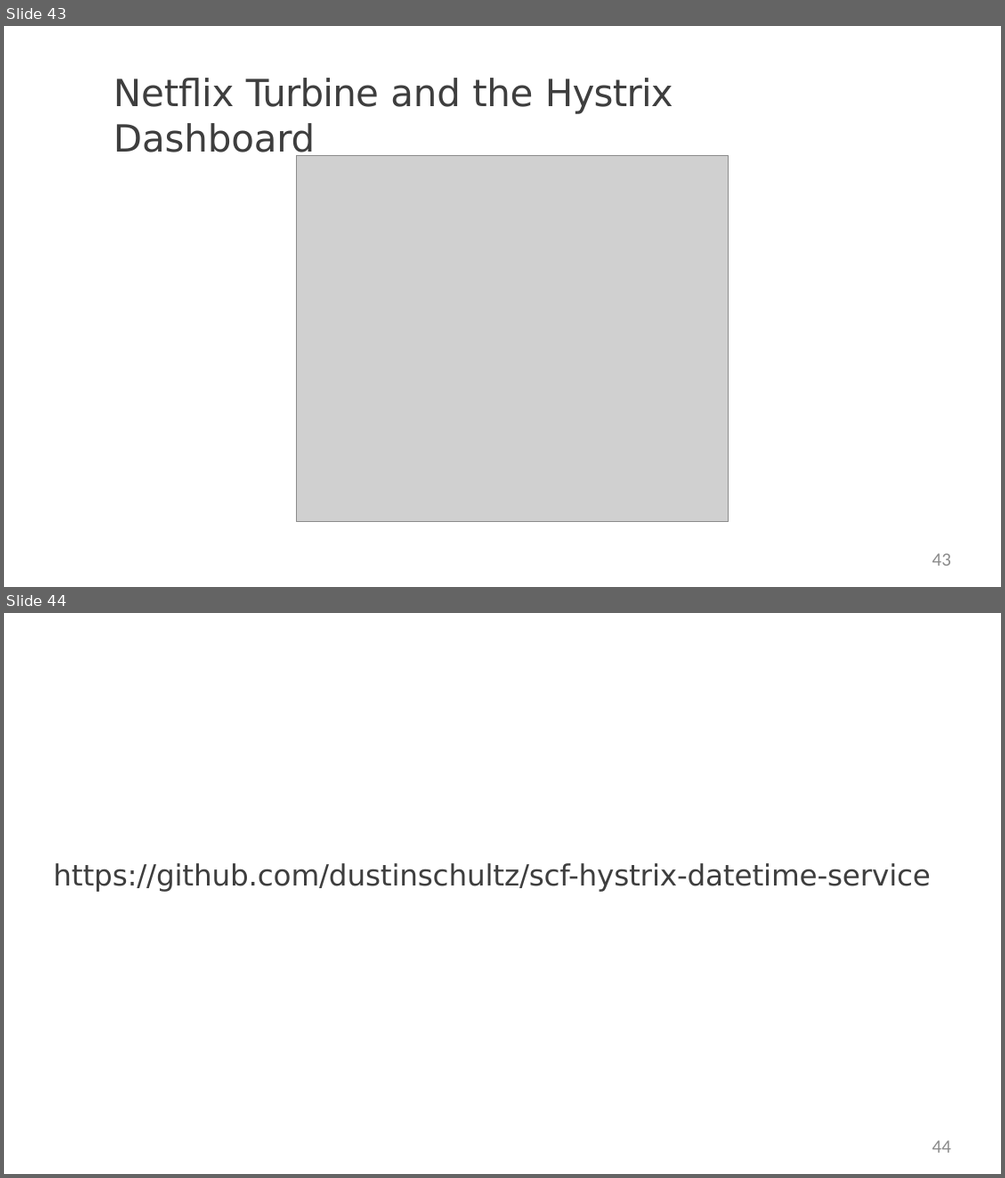
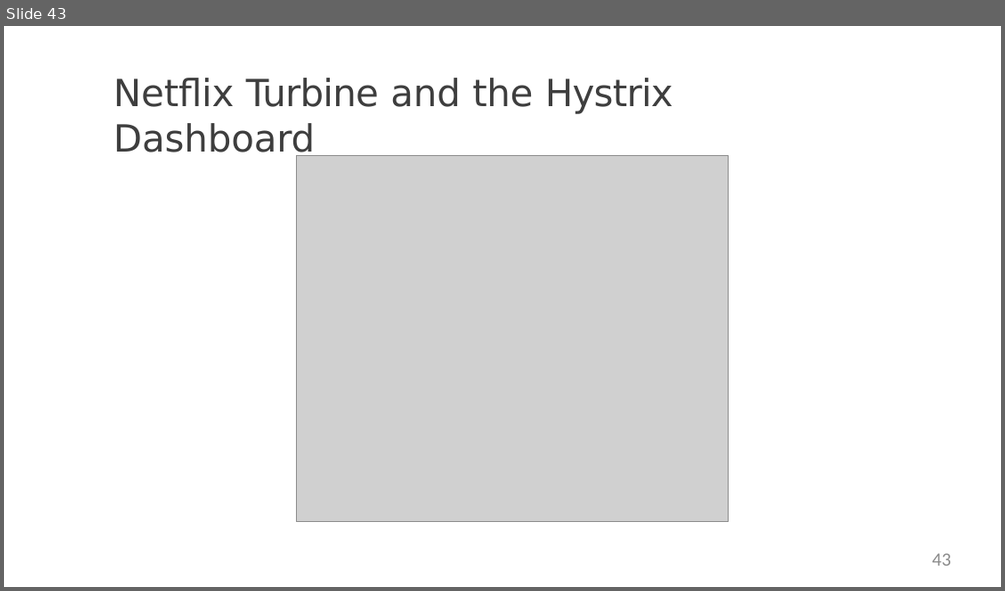
Before and after one commit to StevenJoseph19/MicroServicesWithSpringCloud, a slide deck: Day 14/Slides/7. Creating Self-healing Services with Circuit Breaker/creating-self-healing-services-with-circuit-breaker-slides.pptx. Shown one above the other, each under a label of ours: slides 43 and 44 before the commit, slide 43 after it. The pictures are 1005x1178 and 1005x591 pixels, drawn with LibreOffice and Linux fonts; fonts in the diff are those of the drawing; grey boxes stand for pictures; background and template pictures are left out. Boxes give left, top, right and bottom in pixels: in the first picture for what was removed or moved away, otherwise in the second. Text is boxed around its words. In the diff, an @@ line names an element or a change of style, - is before the commit and + after.

```diff
--- a/Day 14/Slides/7. Creating Self-healing Services with Circuit Breaker/creating-self-healing-services-with-circuit-breaker-slides.pptx
+++ b/Day 14/Slides/7. Creating Self-healing Services with Circuit Breaker/creating-self-healing-services-with-circuit-breaker-slides.pptx
@@ slide 44 removed at (4,613,1001,1174), background #FFFFFF @@
@@ title removed at (53,863,930,892) @@
-https://github.com/dustinschultz/scf-hystrix-datetime-service
@@ page number removed at (932,1140,951,1152) @@
-44
```
Also in this commit, not shown: 1 slide changed, 1 other slide removed, 59 other files.
